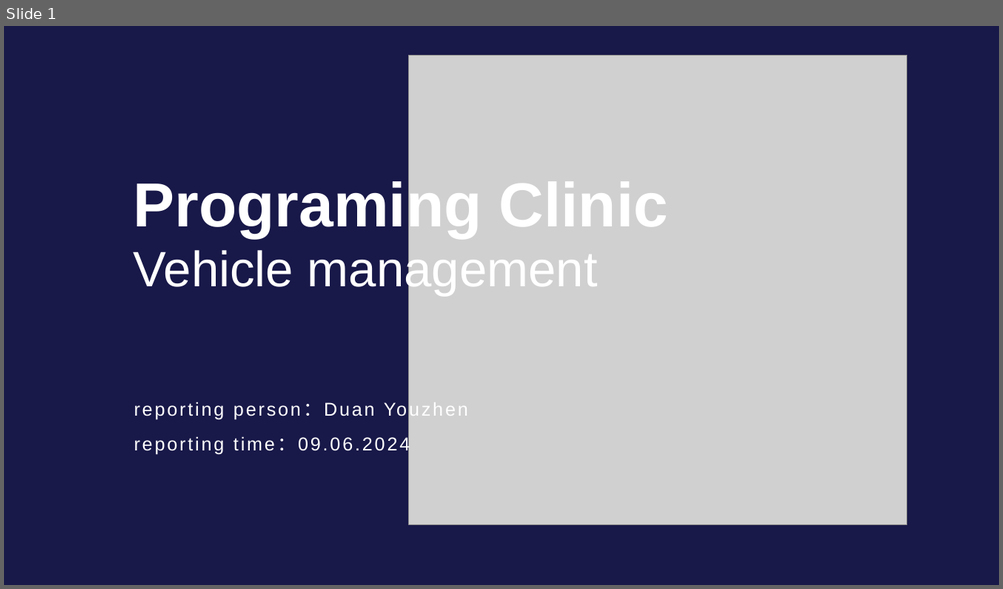
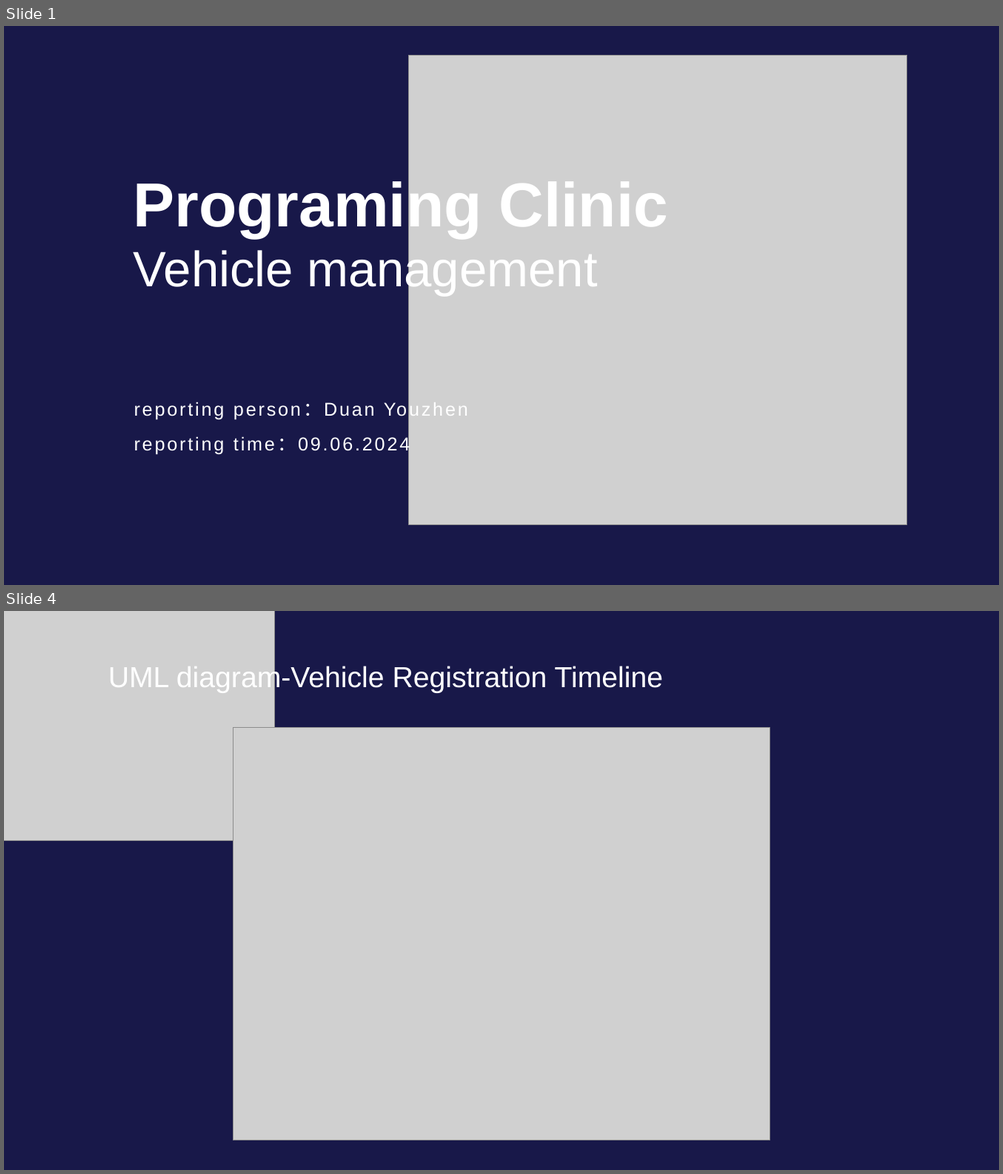
Before and after one commit to LZPMPC005L/Vehicle-management, a slide deck: Vehicle management.pptx. Shown one above the other, each under a label of ours: slide 1 before the commit, slides 1 and 4 after it; the slides between them are not shown. The pictures are 1003x589 and 1003x1174 pixels, drawn with LibreOffice and Linux fonts; fonts in the diff are those of the drawing; grey boxes stand for pictures. Boxes give left, top, right and bottom in pixels: in the first picture for what was removed or moved away, otherwise in the second. Text is boxed around its words. In the diff, an @@ line names an element or a change of style, - is before the commit and + after.

```diff
--- a/Vehicle management.pptx
+++ b/Vehicle management.pptx
@@ slide 4 added at (4, 611, 999, 1170), background #181849 @@
@@ picture added at (4, 611, 275, 841) @@
@@ text added at (108, 664, 663, 693), 28 pt, text #FFFFFF @@
+UML diagram-Vehicle Registration Timeline
@@ picture added at (233, 727, 769, 1141) @@
```
Also in this commit, not shown: 5 slides changed, 14 other slides added, 10 slides removed, 12 other files.
